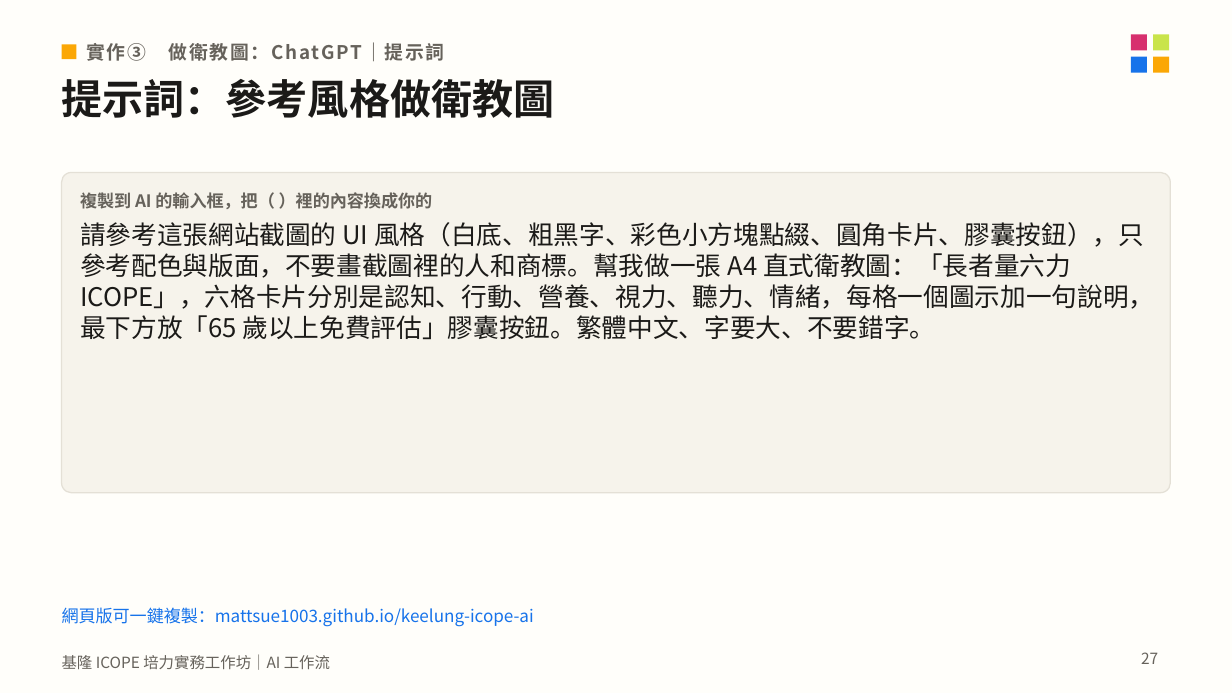
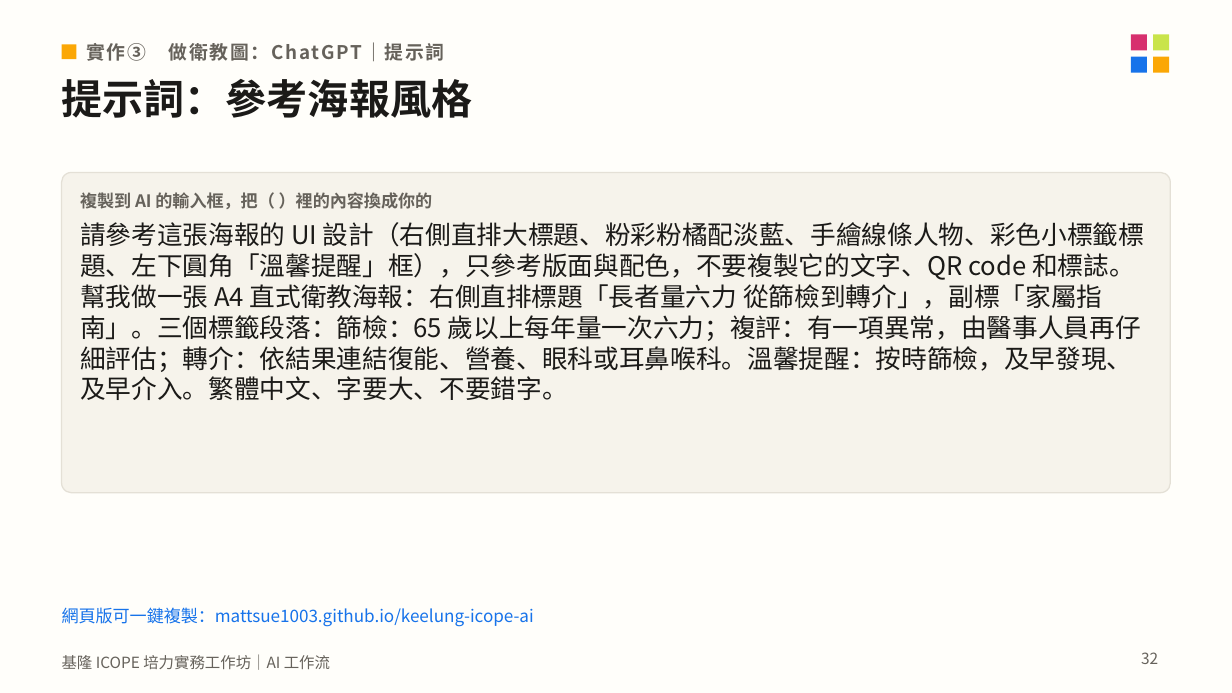
Before and after one commit to mattsue1003/keelung-icope-ai, a slide deck: slide 32 of 基隆ICOPE_AI工作坊_講義.pptx (slide 27 before the commit). Drawn at 1232x693 pixels with LibreOffice and Linux fonts; fonts in the diff are those of the drawing. Boxes give left, top, right and bottom in pixels: in the first picture for what was removed or moved away, otherwise in the second. Text is boxed around its words. In the diff, an @@ line names an element or a change of style, - is before the commit and + after.

```diff
--- a/基隆ICOPE_AI工作坊_講義.pptx
+++ b/基隆ICOPE_AI工作坊_講義.pptx
@@ text at [62, 79, 473, 118]: text changed @@
-提示詞：參考風格做衛教圖
+提示詞：參考海報風格
@@ text at [80, 222, 1144, 400]: text changed @@
-請參考這張網站截圖的 UI 風格（白底、粗黑字、彩色小方塊點綴、圓角卡片、膠囊按鈕），只參考配色與版面，不要畫截圖裡的人和商標。幫我做一張 A4 直式衛教圖：「長者量六力 ICOPE」，六格卡片分別是認知、行動、營養、視力、聽力、情緒，每格一個圖示加一句說明，最下方放「65 歲以上免費評估」膠囊按鈕。繁體中文、字要大、不要錯字。
+請參考這張海報的 UI 設計（右側直排大標題、粉彩粉橘配淡藍、手繪線條人物、彩色小標籤標題、左下圓角「溫馨提醒」框），只參考版面與配色，不要複製它的文字、QR code 和標誌。幫我做一張 A4 直式衛教海報：右側直排標題「長者量六力 從篩檢到轉介」，副標「家屬指南」。三個標籤段落：篩檢：65 歲以上每年量一次六力；複評：有一項異常，由醫事人員再仔細評估；轉介：依結果連結復能、營養、眼科或耳鼻喉科。溫馨提醒：按時篩檢，及早發現、及早介入。繁體中文、字要大、不要錯字。
@@ page number at [1141, 652, 1158, 664]: text changed @@
-27
+32
```
Also in this commit, not shown: 2 other slides changed, 8 slides added, 1 slide removed, 26 other files.
